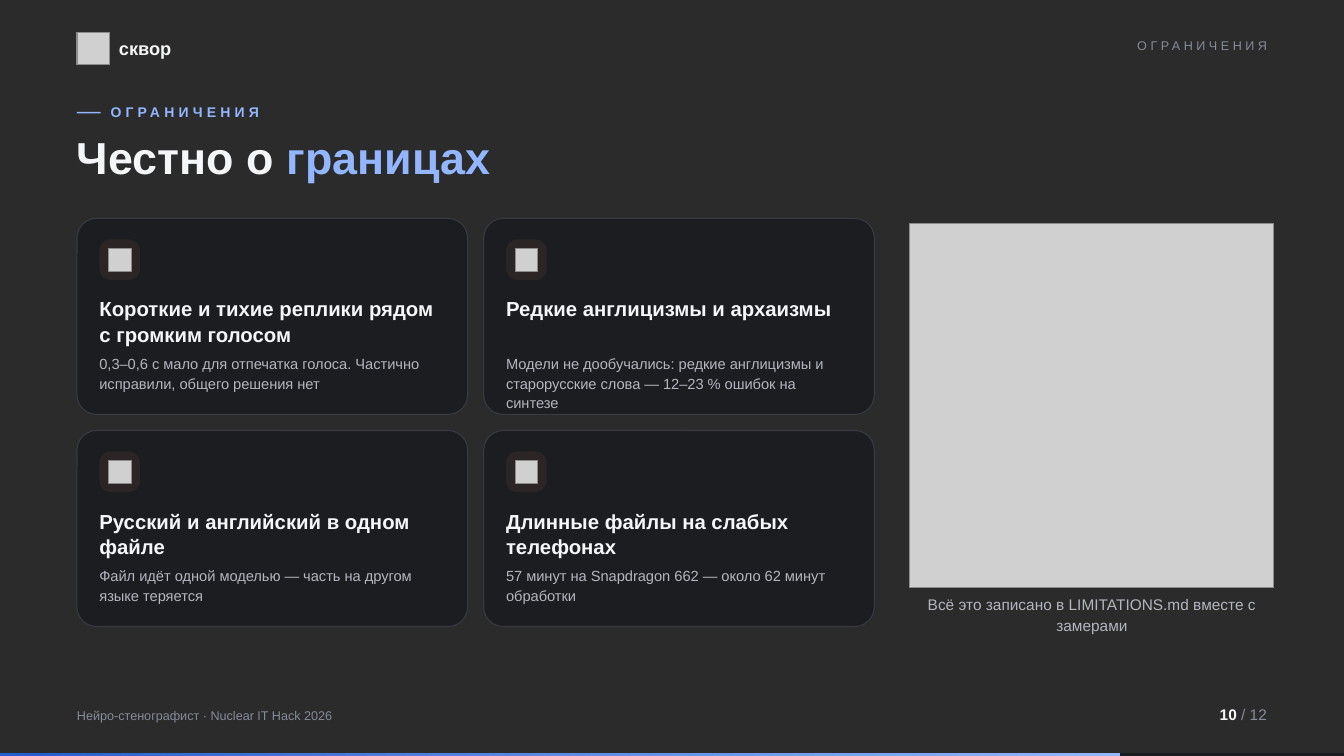
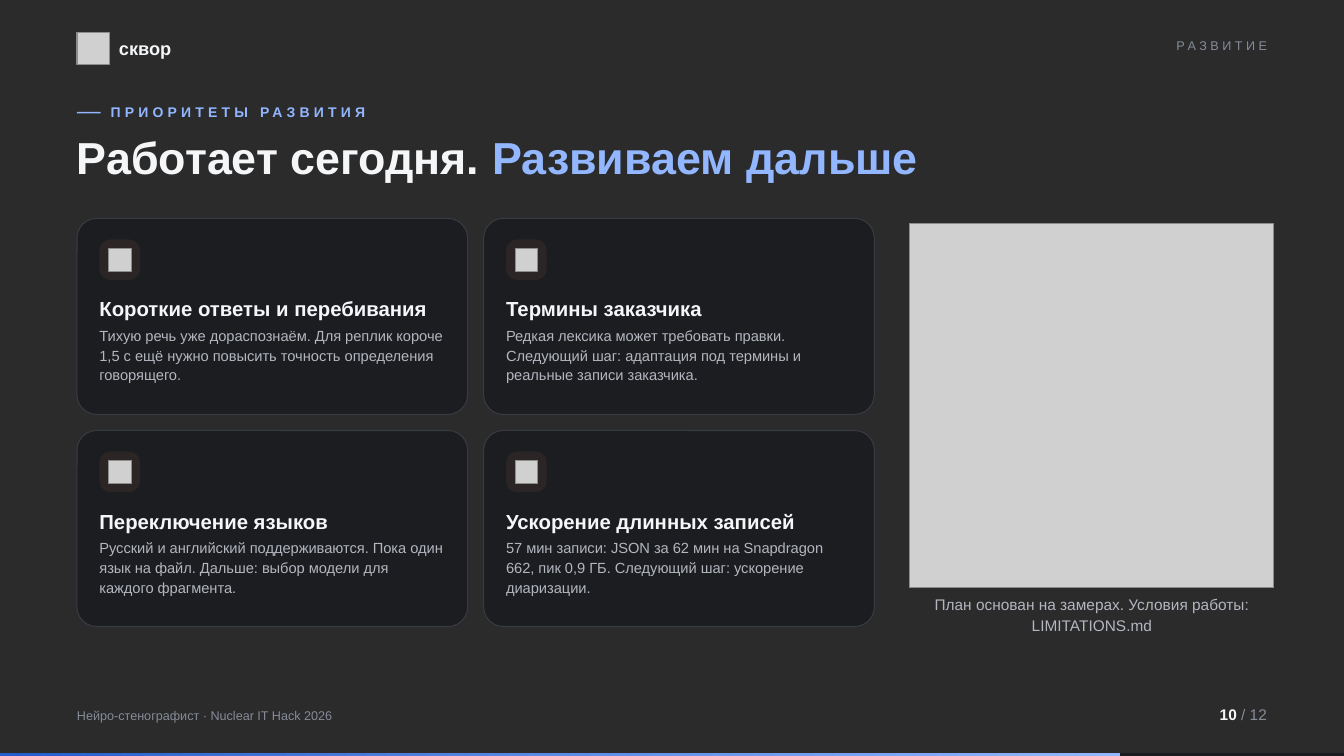
Before and after one commit to jfghmrr/NuclearItHack, a slide deck: slide 10 of artifacts/demo/skvor_presentation.pptx. Drawn at 1344x756 pixels with LibreOffice and Linux fonts; fonts in the diff are those of the drawing; grey boxes stand for pictures; background and template pictures are left out; a plain dark background stands for a picture behind light text. Boxes give left, top, right and bottom in pixels: in the first picture for what was removed or moved away, otherwise in the second. Text is boxed around its words. In the diff, an @@ line names an element or a change of style, - is before the commit and + after.

```diff
--- a/artifacts/demo/skvor_presentation.pptx
+++ b/artifacts/demo/skvor_presentation.pptx
@@ text at (x1=847, y1=38, x2=1267, y2=59): text changed @@
-ОГРАНИЧЕНИЯ
+РАЗВИТИЕ
@@ text at (x1=111, y1=104, x2=951, y2=125): text changed @@
-ОГРАНИЧЕНИЯ
+ПРИОРИТЕТЫ РАЗВИТИЯ
@@ text at (x1=77, y1=141, x2=918, y2=183): text changed; text colour #92B6FF to #F5F6F8 @@
-Честно о границах
+Работает сегодня. Развиваем дальше
@@ text at (x1=99, y1=301, x2=426, y2=321): text changed @@
-Короткие и тихие реплики рядом с громким голосом
+Короткие ответы и перебивания
@@ text at (x1=506, y1=302, x2=702, y2=321): text changed @@
-Редкие англицизмы и архаизмы
+Термины заказчика
@@ text at (x1=99, y1=331, x2=442, y2=383): text changed @@
-0,3–0,6 с мало для отпечатка голоса. Частично исправили, общего решения нет
+Тихую речь уже дораспознаём. Для реплик короче 1,5 с ещё нужно повысить точность определения говорящего.
@@ text at (x1=506, y1=330, x2=801, y2=383): text changed @@
-Модели не дообучались: редкие англицизмы и старорусские слова — 12–23 % ошибок на синтезе
+Редкая лексика может требовать правки. Следующий шаг: адаптация под термины и реальные записи заказчика.
@@ text at (x1=99, y1=515, x2=328, y2=534): text changed @@
-Русский и английский в одном файле
+Переключение языков
@@ text at (x1=506, y1=514, x2=795, y2=534): text changed @@
-Длинные файлы на слабых телефонах
+Ускорение длинных записей
@@ text at (x1=99, y1=542, x2=443, y2=596): text changed @@
-Файл идёт одной моделью — часть на другом языке теряется
+Русский и английский поддерживаются. Пока один язык на файл. Дальше: выбор модели для каждого фрагмента.
@@ text at (x1=506, y1=542, x2=824, y2=596): text changed @@
-57 минут на Snapdragon 662 — около 62 минут обработки
+57 мин записи: JSON за 62 мин на Snapdragon 662, пик 0,9 ГБ. Следующий шаг: ускорение диаризации.
@@ text at (x1=935, y1=599, x2=1249, y2=631): text changed @@
-Всё это записано в LIMITATIONS.md вместе с замерами
+План основан на замерах. Условия работы: LIMITATIONS.md
```
Also in this commit, not shown: 9 other slides changed.
